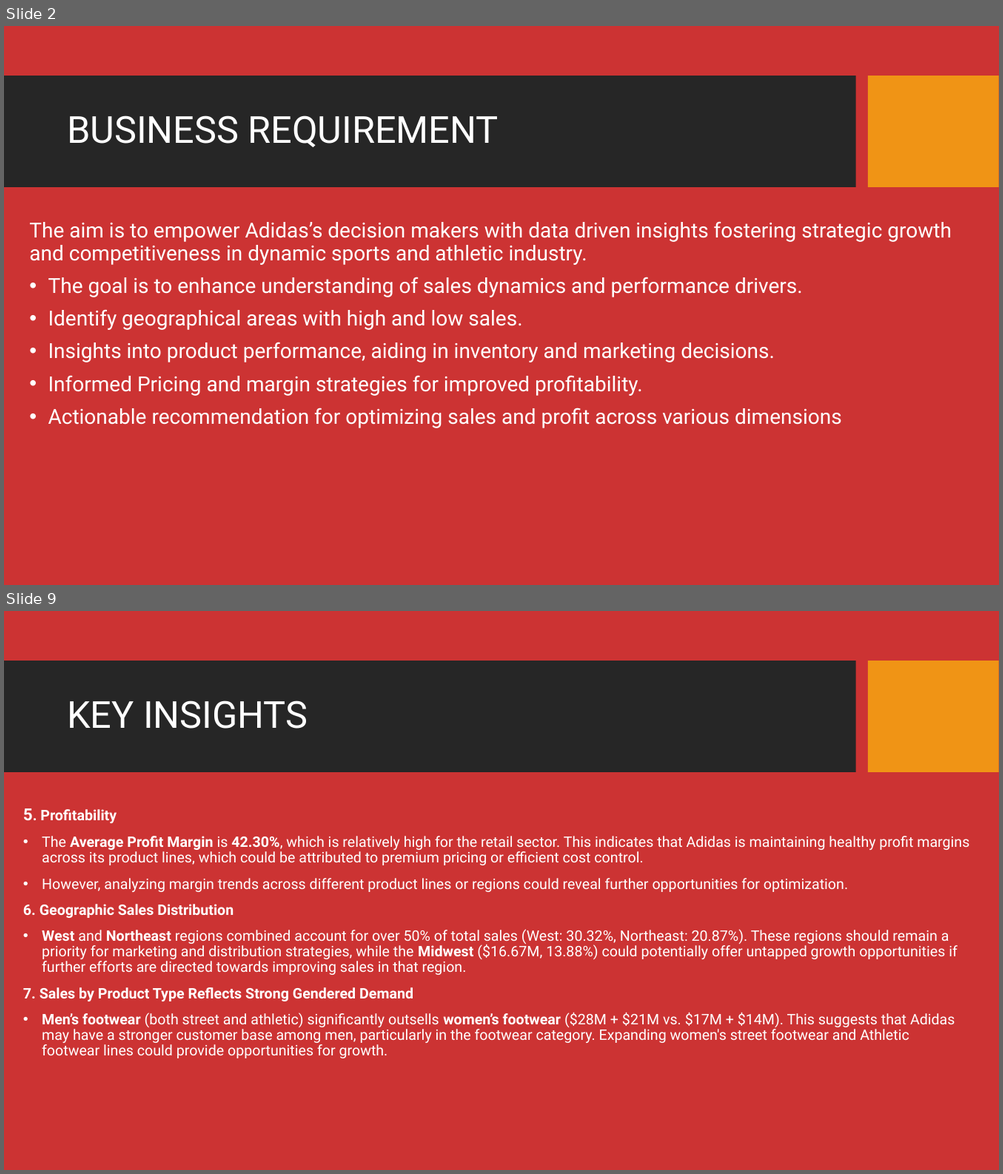
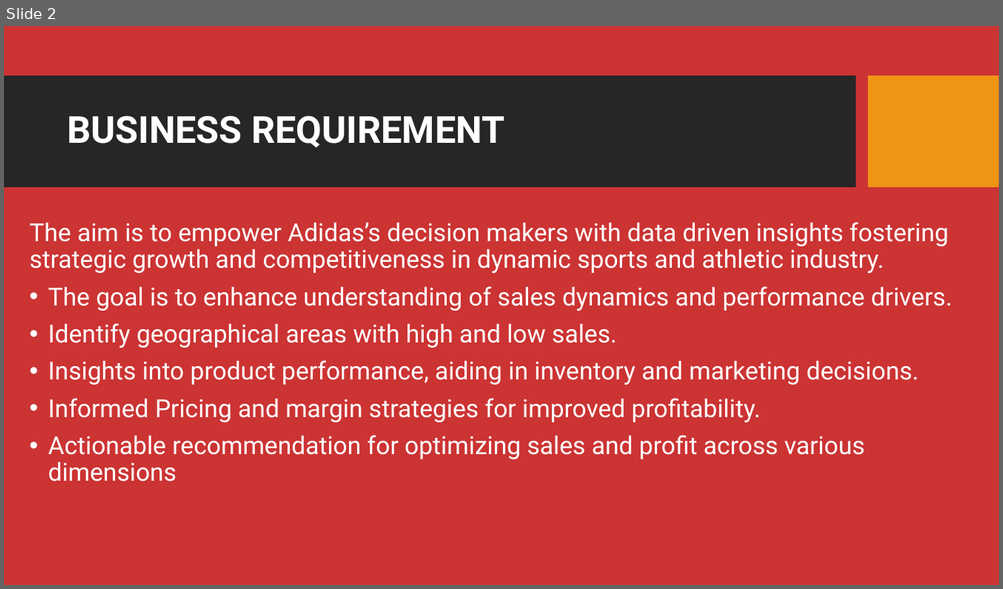
Before and after one commit to MaureenKamore/Adidas-Sales-Analysis, a slide deck: ADIDAS SALES ANALYSIS PROJECTS.pptx. Shown one above the other, each under a label of ours: slides 2 and 9 before the commit, slide 2 after it; the slides between them are not shown. The pictures are 1003x1174 and 1003x589 pixels, drawn with LibreOffice and Linux fonts; fonts in the diff are those of the drawing; background and template pictures are left out. Boxes give left, top, right and bottom in pixels: in the first picture for what was removed or moved away, otherwise in the second. Text is boxed around its words. In the diff, an @@ line names an element or a change of style, - is before the commit and + after.

```diff
--- a/ADIDAS SALES ANALYSIS PROJECTS.pptx
+++ b/ADIDAS SALES ANALYSIS PROJECTS.pptx
@@ slide 9 removed at box(4, 611, 999, 1170), background picture (left out); not listed: 2 template elements that a slide beside it also shows @@
@@ title removed at box(67, 701, 307, 729) @@
-KEY INSIGHTS
@@ text removed at box(23, 809, 969, 1059) @@
-5. Profitability
-• The Average Profit Margin is 42.30%, which is relatively high for the retail sector. This indicates that Adidas is maintaining healthy profit margins across its product lines, which could be attributed to premium pricing or efficient cost control.
-• However, analyzing margin trends across different product lines or regions could reveal further opportunities for optimization.
-6. Geographic Sales Distribution
-• West and Northeast regions combined account for over 50% of total sales (West: 30.32%, Northeast: 20.87%). These regions should remain a priority for marketing and distribution strategies, while the Midwest ($16.67M, 13.88%) could potentially offer untapped growth opportunities if further efforts are directed towards improving sales in that region.
-7. Sales by Product Type Reflects Strong Gendered Demand
-• Men’s footwear (both street and athletic) significantly outsells women’s footwear ($28M + $21M vs. $17M + $14M). This suggests that Adidas may have a stronger customer base among men, particularly in the footwear category. Expanding women's street footwear and Athletic footwear lines could provide opportunities for growth.
@@ slide 2 changed as well @@
@@ title "BUSINESS REQUIREMENT" at box(67, 116, 504, 147): bold on @@
@@ text "The aim is to empower ..." at box(29, 222, 952, 482): size 20 to 24 pt @@
```
Also in this commit, not shown: 5 other slides changed, 3 slides added, 3 other slides removed.
